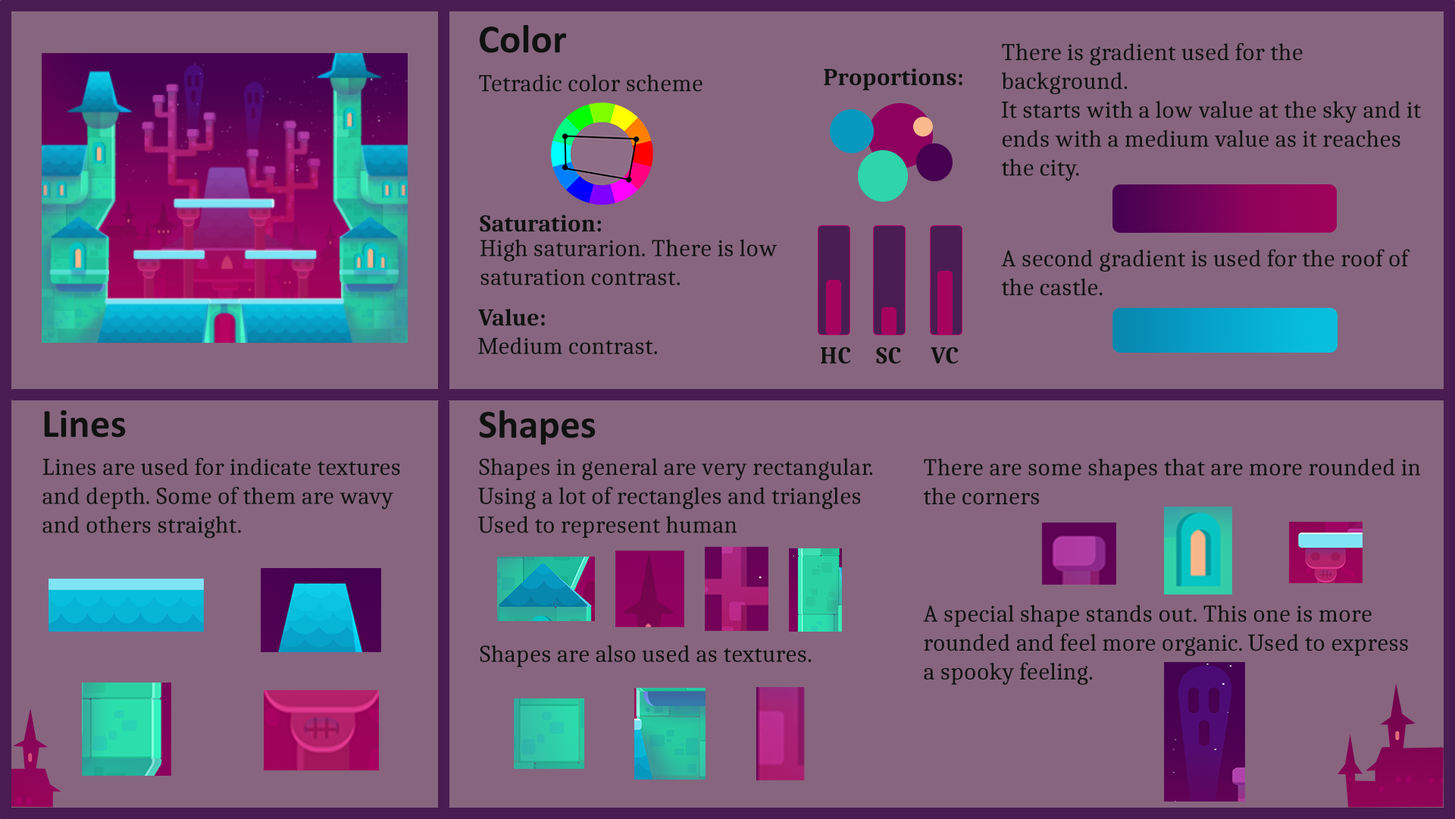
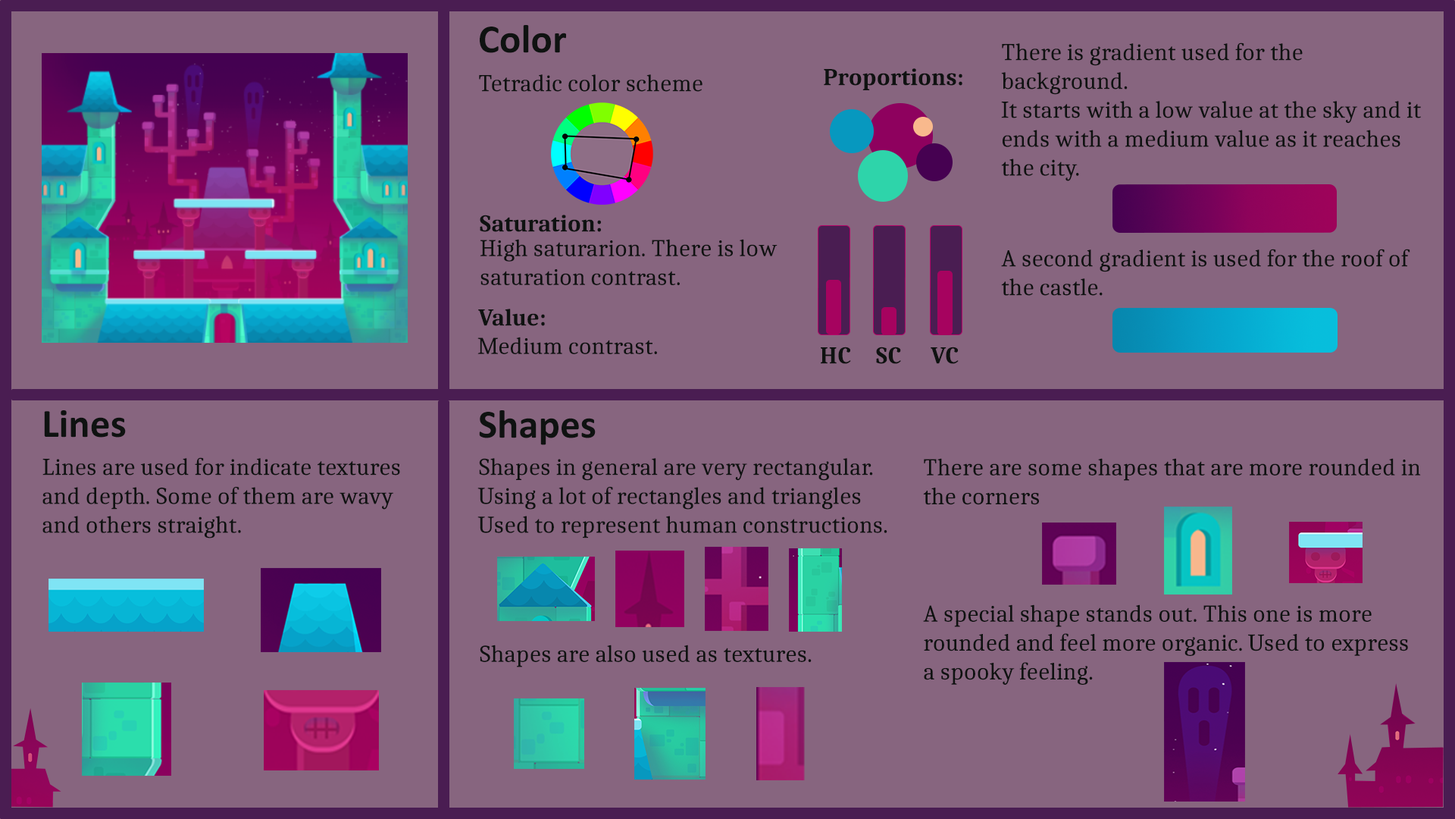
Layers edited between the first and the second 1455 × 819 image:
painted on "Text1" (2nd of 2, in "Shapes") over [743, 516, 888, 533]
